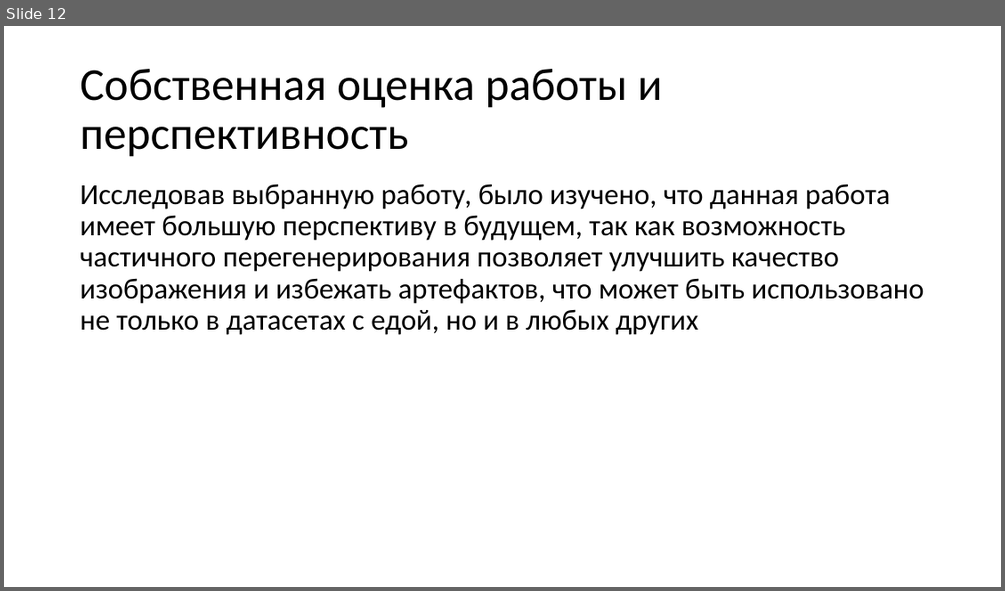
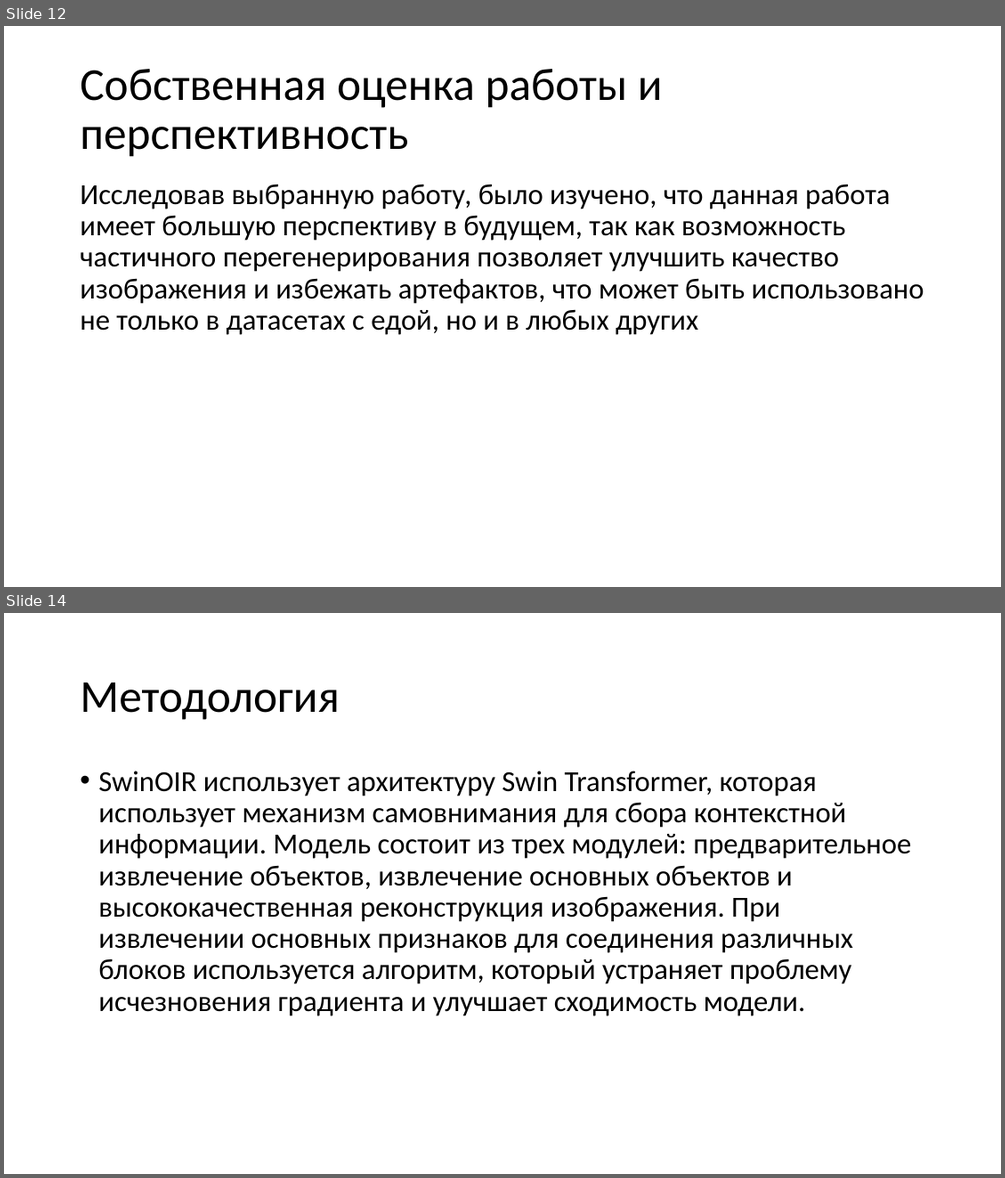
Before and after one commit to katanayka/katanayka, a slide deck: Sozdanie_uslovnogo_obraza_sinteticheskoy_pischi.pptm. Shown one above the other, each under a label of ours: slide 12 before the commit, slides 12 and 14 after it; the slides between them are not shown. The pictures are 1005x591 and 1005x1178 pixels, drawn with LibreOffice and Linux fonts; fonts in the diff are those of the drawing. Boxes give left, top, right and bottom in pixels: in the first picture for what was removed or moved away, otherwise in the second. Text is boxed around its words. In the diff, an @@ line names an element or a change of style, - is before the commit and + after.

```diff
--- a/Sozdanie_uslovnogo_obraza_sinteticheskoy_pischi.pptm
+++ b/Sozdanie_uslovnogo_obraza_sinteticheskoy_pischi.pptm
@@ slide 14 added at [4,613,1001,1174], background #FFFFFF @@
@@ title added at [80,682,340,720], 44 pt, text #000000 @@
+Методология
@@ text added at [98,771,911,1016], 28 pt, text #000000 @@
+• SwinOIR использует архитектуру Swin Transformer, которая использует механизм самовнимания для сбора контекстной информации. Модель состоит из трех модулей: предварительное извлечение объектов, извлечение основных объектов и высококачественная реконструкция изображения. При извлечении основных признаков для соединения различных блоков используется алгоритм, который устраняет проблему исчезновения градиента и улучшает сходимость модели.
```
Also in this commit, not shown: 8 other slides added.
